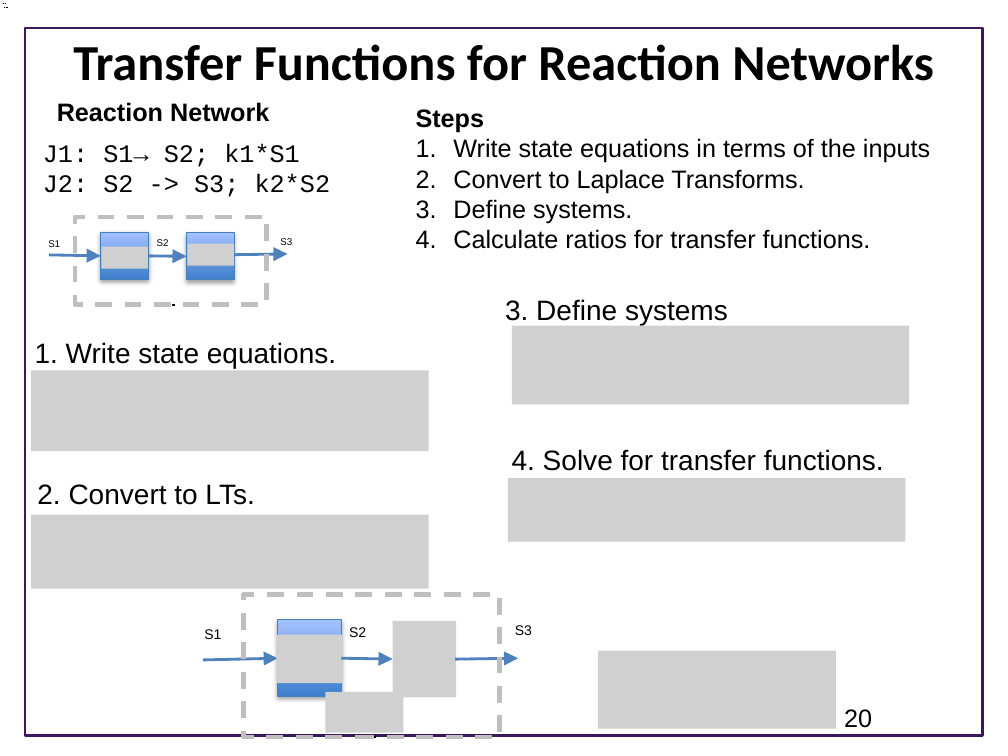
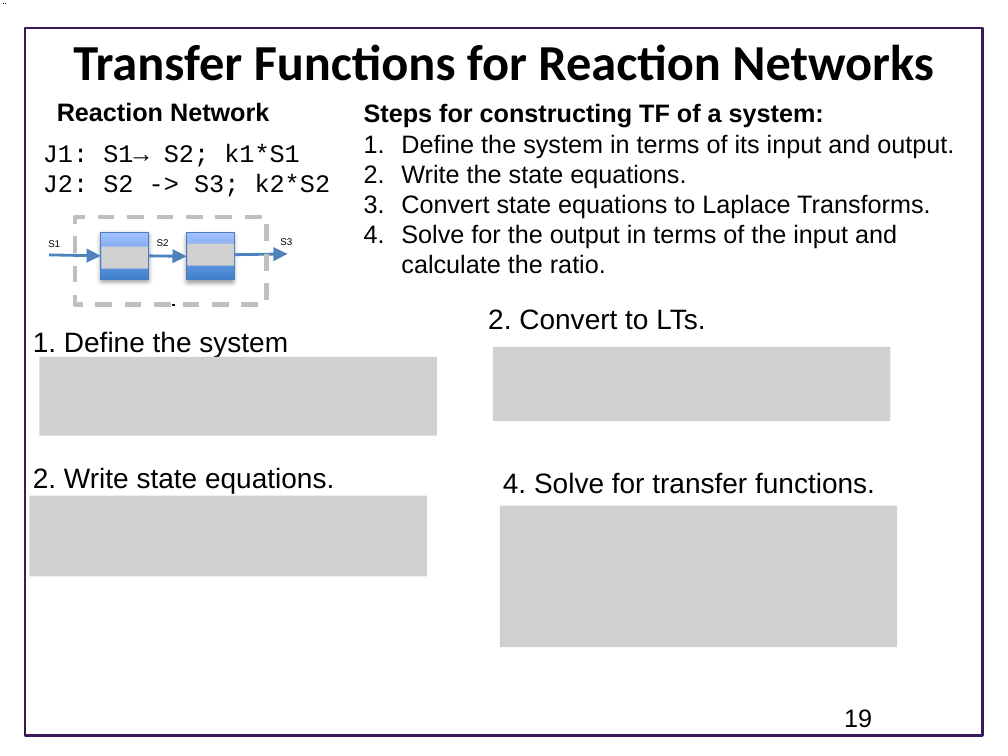
Before and after one commit to joseph-hellerstein/advanced-controls-lectures, a slide deck: slide 19 of Lecture_7-Laplace-Transform-Theory/Laplace-Transform-Theory.pptx (slide 20 before the commit). Drawn at 1008x756 pixels with LibreOffice and Linux fonts; fonts in the diff are those of the drawing; grey boxes stand for pictures; background and template pictures are left out. Boxes give left, top, right and bottom in pixels: in the first picture for what was removed or moved away, otherwise in the second. Text is boxed around its words. In the diff, an @@ line names an element or a change of style, - is before the commit and + after.

```diff
--- a/Lecture_7-Laplace-Transform-Theory/Laplace-Transform-Theory.pptx
+++ b/Lecture_7-Laplace-Transform-Theory/Laplace-Transform-Theory.pptx
@@ text at (364, 103, 954, 274): text changed @@
-Steps
-1. Write state equations in terms of the inputs
-2. Convert to Laplace Transforms.
-3. Define systems.
-4. Calculate ratios for transfer functions.
+Steps for constructing TF of a system:
+1. Define the system in terms of its input and output.
+2. Write the state equations.
+3. Convert state equations to Laplace Transforms.
+4. Solve for the output in terms of the input and calculate the ratio.
@@ text "2. Convert to LTs.": place and size @@
-text "2. Convert to LTs." at (37, 484, 254, 505)
+text "2. Convert to LTs." at (488, 309, 705, 330)
@@ text at (33, 331, 288, 357): text changed @@
-3. Define systems
+1. Define the system
@@ picture: place and size @@
-picture at (31, 371, 428, 452)
+picture at (39, 357, 436, 435)
@@ picture: place and size @@
-picture at (512, 326, 909, 404)
+picture at (493, 347, 890, 420)
@@ text at (33, 467, 334, 493): text changed @@
-1. Write state equations.
+2. Write state equations.
@@ text "4. Solve for transfer functions.": place and size @@
-text "4. Solve for transfer functions." at (512, 449, 884, 471)
+text "4. Solve for transfer functions." at (503, 472, 875, 494)
@@ picture: place and size @@
-picture at (31, 515, 428, 589)
+picture at (29, 496, 426, 577)
@@ picture: place and size @@
-picture at (508, 478, 905, 541)
+picture at (500, 505, 897, 646)
@@ picture removed at (598, 650, 836, 728) @@
@@ group removed at (203, 595, 532, 738): 3 arrows, 3 texts, 3 pictures, 2 rectangles @@
-S1
-S2
-S3
@@ page number at (844, 709, 872, 728): text changed @@
-20
+19
```
Also in this commit, not shown: 3 other slides changed, 2 slides added, 2 slides removed, 2 other files.
